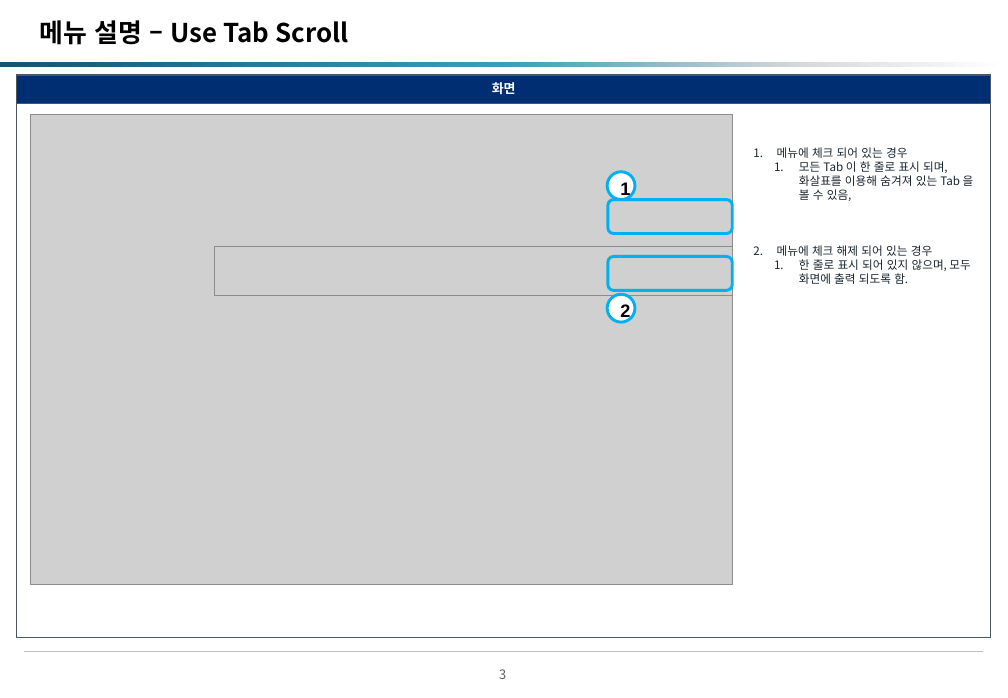
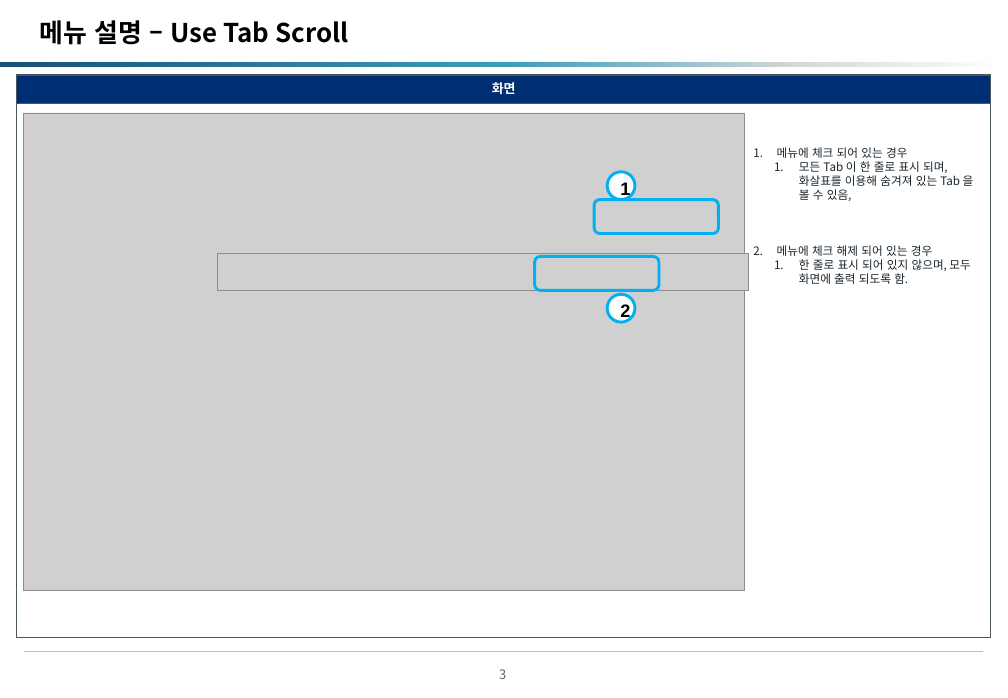
Before and after one commit to okskblug/sols, a slide deck: slide 4 of 2. MQL Viewer - README.pptx. Drawn at 1008x698 pixels with LibreOffice and Linux fonts; fonts in the diff are those of the drawing; grey boxes stand for pictures; background and template pictures are left out. Boxes give left, top, right and bottom in pixels: in the first picture for what was removed or moved away, otherwise in the second. Text is boxed around its words. In the diff, an @@ line names an element or a change of style, - is before the commit and + after.

```diff
--- a/2. MQL Viewer - README.pptx
+++ b/2. MQL Viewer - README.pptx
@@ picture: place and size @@
-picture at box(31, 114, 732, 584)
+picture at box(23, 113, 745, 590)
@@ rounded rectangle: place and size @@
-rounded rectangle at box(608, 199, 732, 233)
+rounded rectangle at box(594, 199, 719, 233)
@@ picture: place and size @@
-picture at box(215, 247, 732, 295)
+picture at box(217, 253, 748, 290)
@@ rounded rectangle: place and size @@
-rounded rectangle at box(608, 257, 732, 290)
+rounded rectangle at box(535, 257, 660, 290)
```
Also in this commit, not shown: 7 other slides changed, 1 other file.
